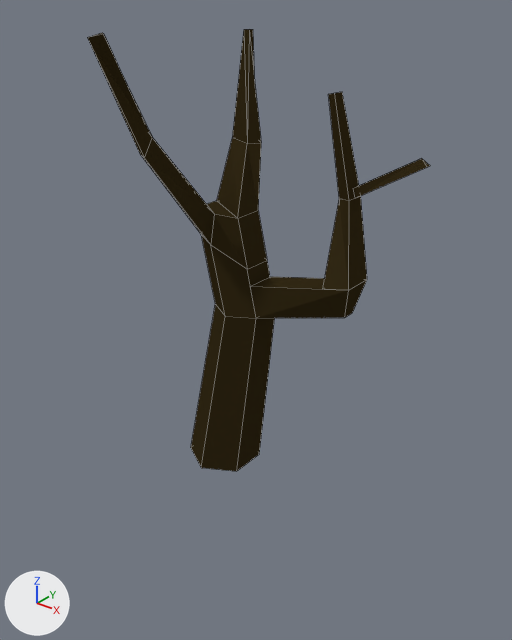
An edit to the Blender file Assets/models/trees/tree2.blend, drawn before and after from the same camera.
Camera for both pictures: a 50 mm lens placed at (27.7, -31.0, 30.4), pointed at (3.1, -0.3, 11.4). The lights are fixed; the arrows at lower left show +X, +Y and +Z. Mesh edges are drawn as thin lines.
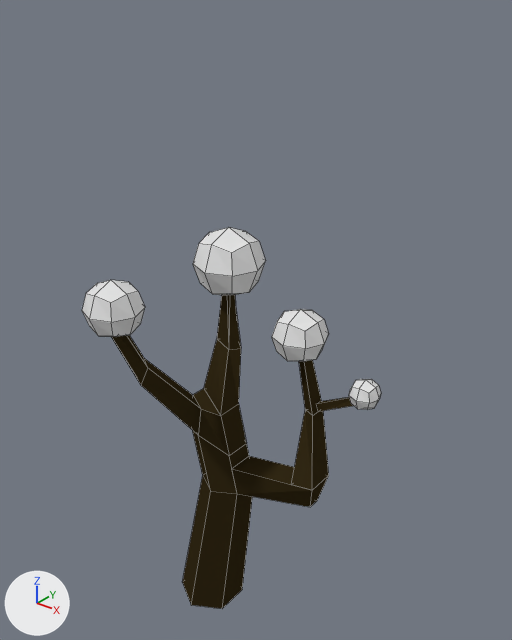
The change, as a diff of the scene's bpy script:
```diff
--- a/Assets/models/trees/tree2.blend.py
+++ b/Assets/models/trees/tree2.blend.py
@@ mat_material_001 @@
+mat_material_001 = principled_material('Material.001')
+mat_material_001.base_color = (0.8, 0.8, 0.8)  # white #e7e7e7
@@ me_circle @@
 # used by ob_circle; location = (0.0, 0.0, 0.0); scale = (2.49, 2.49, 2.49)
-me_circle.from_pydata(...)  # 59 vertices, 59 faces; spans x -0.87..5.06, y -3.43..1.2, z 0.0..11.28
+me_circle.from_pydata(...)  # 163 vertices, 155 faces; spans x -2.26..12.8, y 0.0..30.02, z -4.69..9.21
+# me_circle part 1: the loose piece of 52 vertices spanning x -0.87..3.97, y -3.43..1.2, z 0.0..11.28 is turned -90 degrees about the x axis through its middle and scaled by 2.49, then moved by (2.21, 15.17, -2.84)
+# me_circle part 2: the loose piece of 7 vertices spanning x 3.42..5.06, y 0.48..0.62, z 7.93..8.98 is turned -90 degrees about the x axis through its middle and scaled by 2.49, then moved by (6.21, 20.5, -9.8)
+# me_circle part 3: a new loose piece of 26 vertices spanning x -2.06..2.79, y 25.17..30.02, z -4.69..0.17, in mat_material_001 (white #e7e7e7)
+# me_circle part 4: a new loose piece of 26 vertices spanning x 5.24..8.81, y 22.94..26.5, z -2.92..0.65, in mat_material_001 (white #e7e7e7)
+# me_circle part 5: a new loose piece of 26 vertices spanning x 10.83..12.8, y 21.35..23.31, z -2.12..-0.15, in mat_material_001 (white #e7e7e7)
+# me_circle part 6: a new loose piece of 26 vertices spanning x -1.81..1.76, y 25.81..29.37, z 5.65..9.21, in mat_material_001 (white #e7e7e7)
 me_circle.materials.append(mat_trunk_1_001)
+me_circle.materials.append(mat_material_001)  # white #e7e7e7
@@ ob_circle @@
 ob_circle = bpy.data.objects.new('Circle', me_circle)
-ob_circle.location = (0.0, 0.0, 0.0)
-ob_circle.scale = (2.49, 2.49, 2.49)
+ob_circle.location = (-1.67, 0.1, -14.27)
+ob_circle.rotation_euler = (1.571, 0.0, 0.0)  # degrees (90, 0, 0)
```

Location of each change, [x1, y1, x2, y2] in pixels of the pictures (512 x 640 px; the box of a moved part takes in the faces that stretch with it):
'Circle', reshaped, moved, turned, rescaled: before [87, 29, 430, 471]; after [82, 227, 381, 609]
part 1 of me_circle, moved or reshaped: before [87, 29, 367, 471]; after [111, 295, 329, 609]
part 2 of me_circle, moved or reshaped: before [354, 158, 430, 198]; after [317, 397, 354, 412]
part 3 of me_circle, added: after [193, 227, 266, 295]
part 4 of me_circle, added: after [272, 309, 328, 361]
part 5 of me_circle, added: after [349, 379, 381, 410]
part 6 of me_circle, added: after [82, 280, 145, 337]
